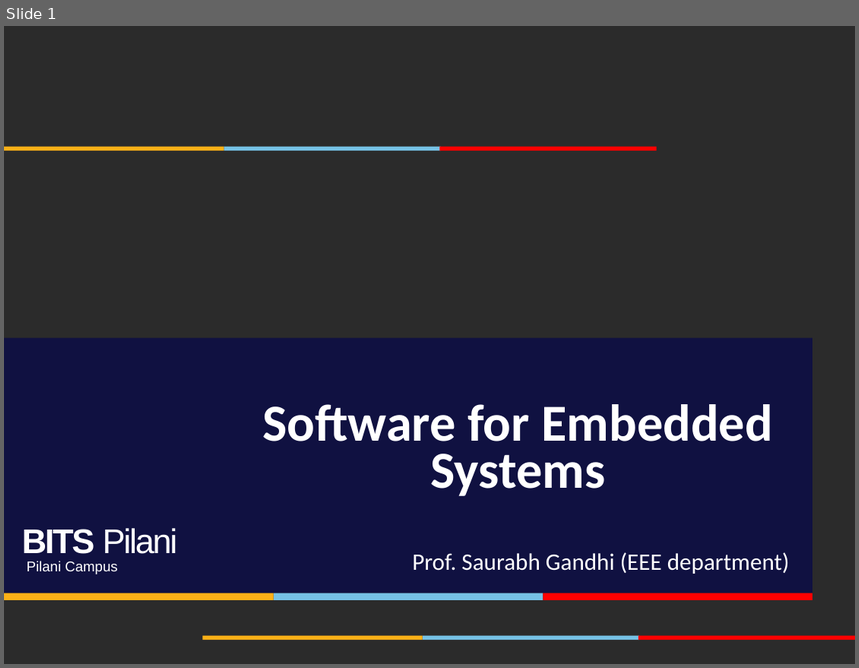
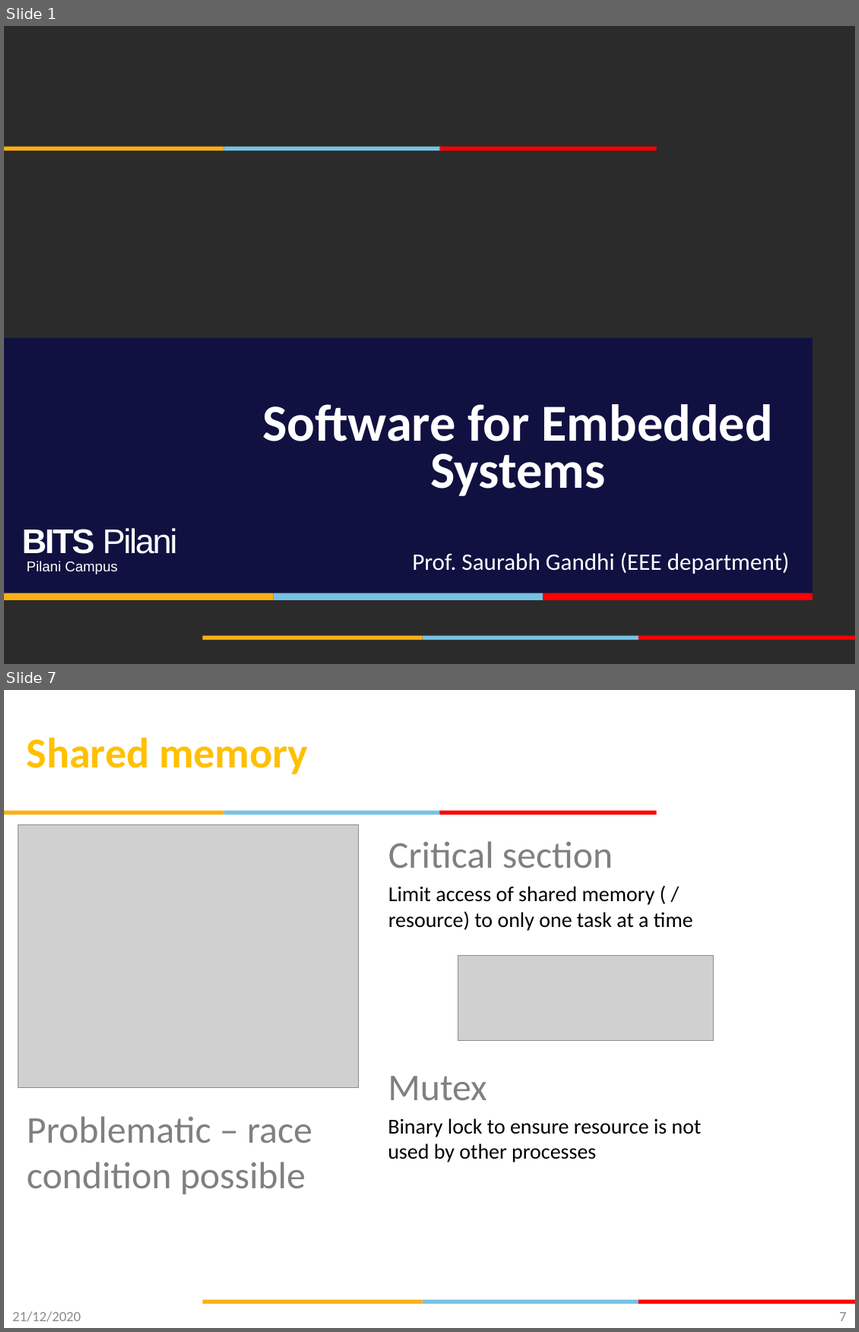
Before and after one commit to gsaurabhr-teaching/csg523-material, a slide deck: Lec-29-ipc.pptx. Shown one above the other, each under a label of ours: slide 1 before the commit, slides 1 and 7 after it; the slides between them are not shown. The pictures are 859x668 and 859x1332 pixels, drawn with LibreOffice and Linux fonts; fonts in the diff are those of the drawing; grey boxes stand for pictures; background and template pictures are left out; a plain dark background stands for a picture behind light text. Boxes give left, top, right and bottom in pixels: in the first picture for what was removed or moved away, otherwise in the second. Text is boxed around its words. In the diff, an @@ line names an element or a change of style, - is before the commit and + after.

```diff
--- a/Lec-29-ipc.pptx
+++ b/Lec-29-ipc.pptx
@@ slide 7 added at box(4, 690, 855, 1328), background #FFFFFF; not listed: 6 template elements that a slide beside it also shows @@
@@ title added at box(27, 737, 308, 774), 36 pt, text #FFC000, bold @@
+Shared memory
@@ picture added at box(18, 825, 359, 1088) @@
@@ text added at box(389, 841, 693, 931), 18 pt, text #000000 @@
+Critical section
+Limit access of shared memory ( / resource) to only one task at a time
@@ picture added at box(458, 955, 713, 1040) @@
@@ text added at box(388, 1076, 702, 1163), 18 pt, text #000000 @@
+Mutex
+Binary lock to ensure resource is not used by other processes
@@ text added at box(27, 1116, 313, 1195), 32 pt, text #808080 @@
+Problematic – race condition possible
@@ text added at box(12, 1312, 81, 1322), 12 pt, text #8C8C8C @@
+21/12/2020
@@ page number added at box(839, 1312, 846, 1322), 12 pt, text #898989 @@
+7
```
Also in this commit, not shown: 13 other slides added.
